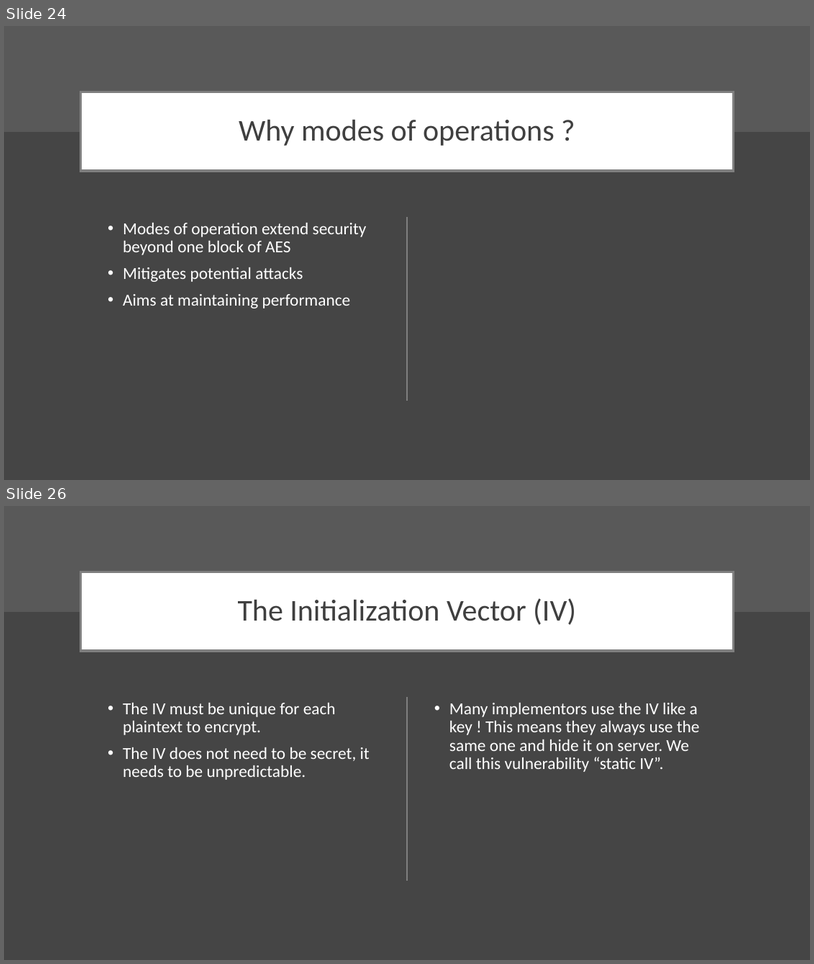
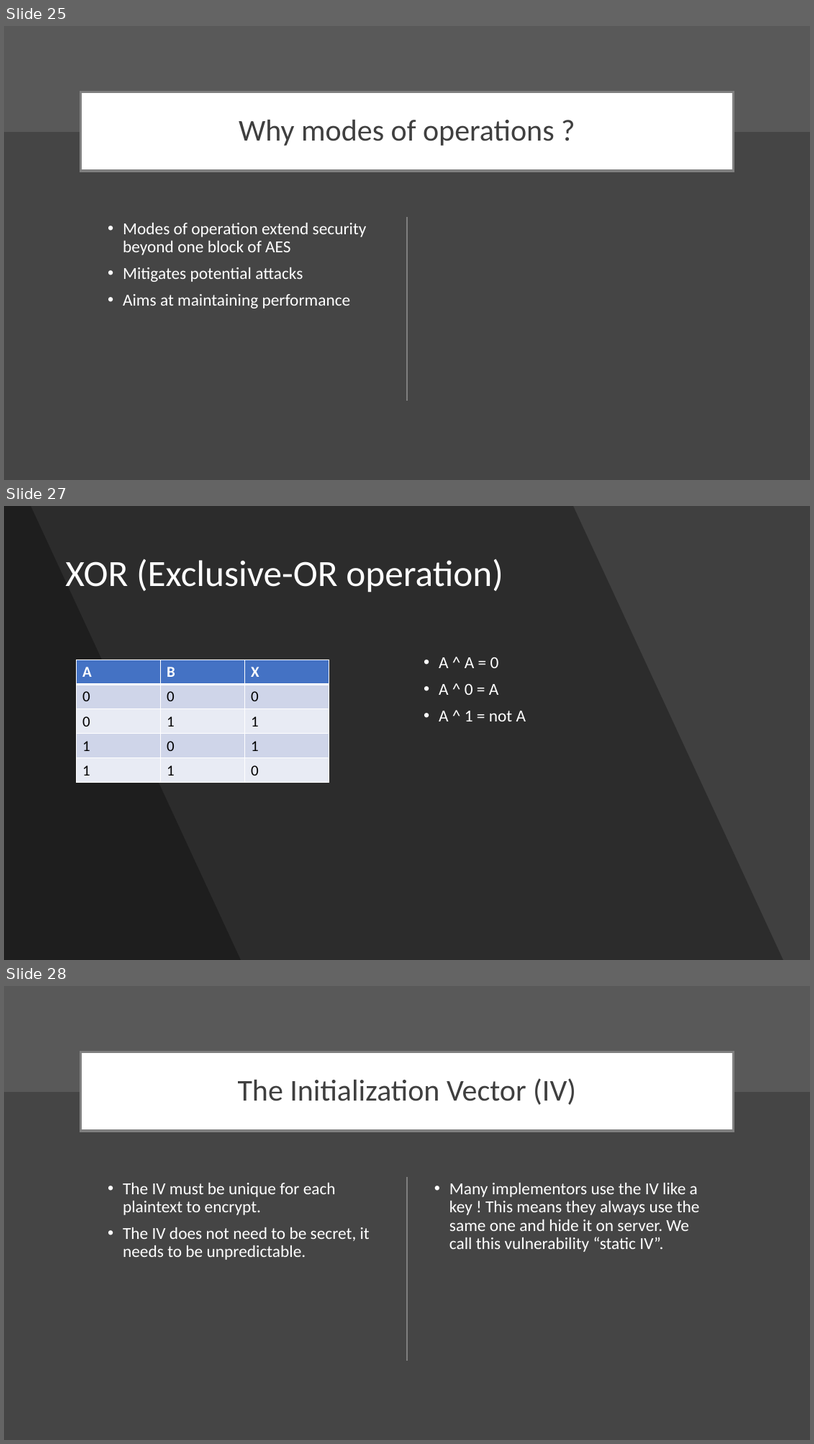
Before and after one commit to DoZ10/crypto, a slide deck: Breaking AES like a Bowsss !.pptx. Shown one above the other, each under a label of ours: slides 24 and 26 before the commit, slides 25, 27 and 28 after it; the slides between them are not shown. The pictures are 814x964 and 814x1444 pixels, drawn with LibreOffice and Linux fonts; fonts in the diff are those of the drawing. Boxes give left, top, right and bottom in pixels: in the first picture for what was removed or moved away, otherwise in the second. Text is boxed around its words. In the diff, an @@ line names an element or a change of style, - is before the commit and + after.

```diff
--- a/Breaking AES like a Bowsss !.pptx
+++ b/Breaking AES like a Bowsss !.pptx
@@ slide 27 added at [4,506,810,960], background #404040 @@
@@ freeform shape added at [4,506,784,960], fill #000000 at 30% opacity @@
@@ freeform shape added at [4,506,241,960], fill #000000 at 30% opacity @@
@@ title added at [65,559,504,592], 44 pt, text #FFFFFF @@
+XOR (Exclusive-OR operation)
@@ table added at [77,659,329,782], 5 rows, 3 columns @@
+A | B | X
+0 | 0 | 0
+0 | 1 | 1
+1 | 0 | 1
+1 | 1 | 0
@@ text added at [439,657,526,721], 20 pt, text #FFFFFF @@
+• A ^ A = 0
+• A ^ 0 = A
+• A ^ 1 = not A
@@ what was slide 24 is now slide 25 @@
@@ what was slide 26 is now slide 28 @@
```
Also in this commit, not shown: 13 slides changed, 3 other slides added, 3 slides removed.
